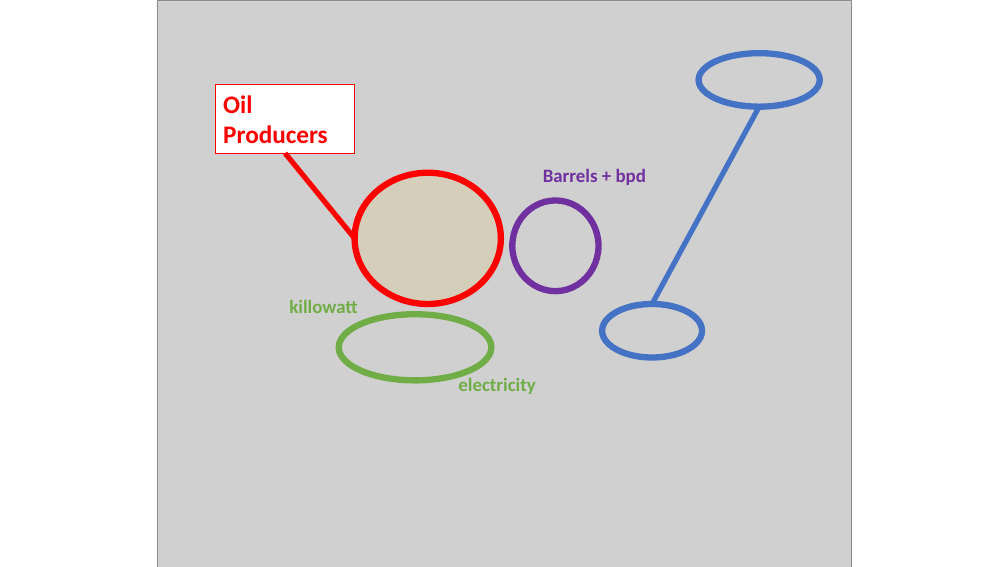
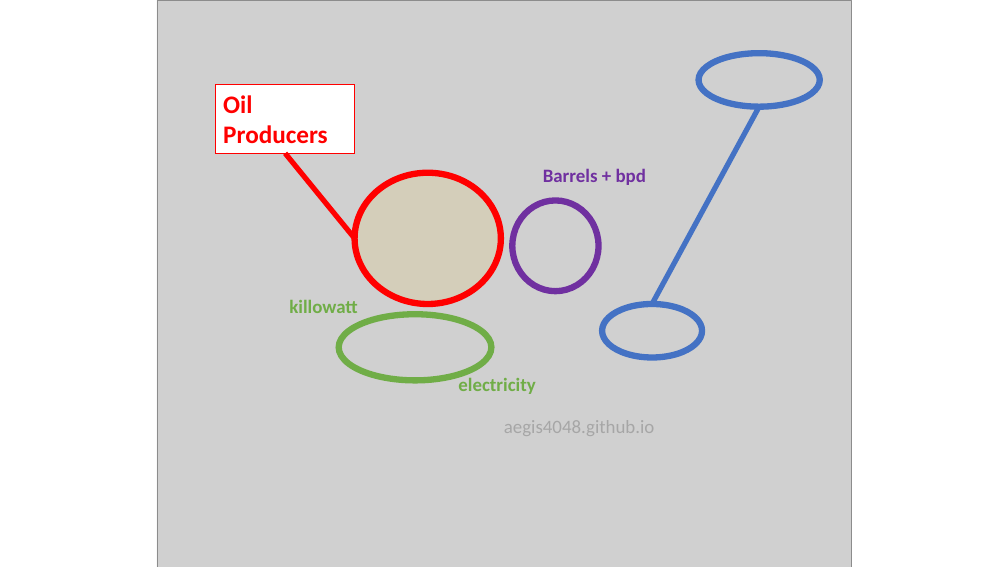
Before and after one commit to aegis4048/aegis4048.github.io-source, a slide deck: slide 24 of content/downloads/notebooks/spatial.pptx (slide 23 before the commit). Drawn at 1008x567 pixels with LibreOffice and Linux fonts; fonts in the diff are those of the drawing; grey boxes stand for pictures. Boxes give left, top, right and bottom in pixels: in the first picture for what was removed or moved away, otherwise in the second. Text is boxed around its words. In the diff, an @@ line names an element or a change of style, - is before the commit and + after.

```diff
--- a/content/downloads/notebooks/spatial.pptx
+++ b/content/downloads/notebooks/spatial.pptx
@@ text added at (x1=504, y1=420, x2=655, y2=436), 18 pt, text #000000 at 20% opacity @@
+aegis4048.github.io
```
Also in this commit, not shown: 5 other slides changed, 8 slides added, 7 slides removed, 17 other files.
